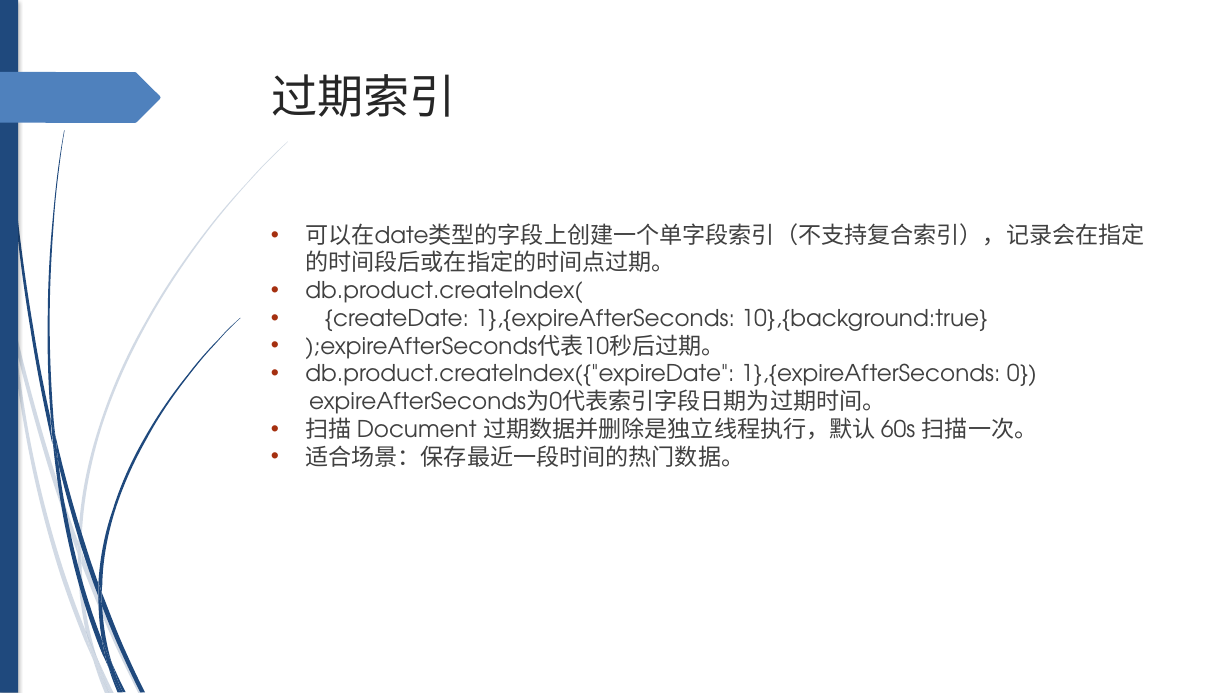
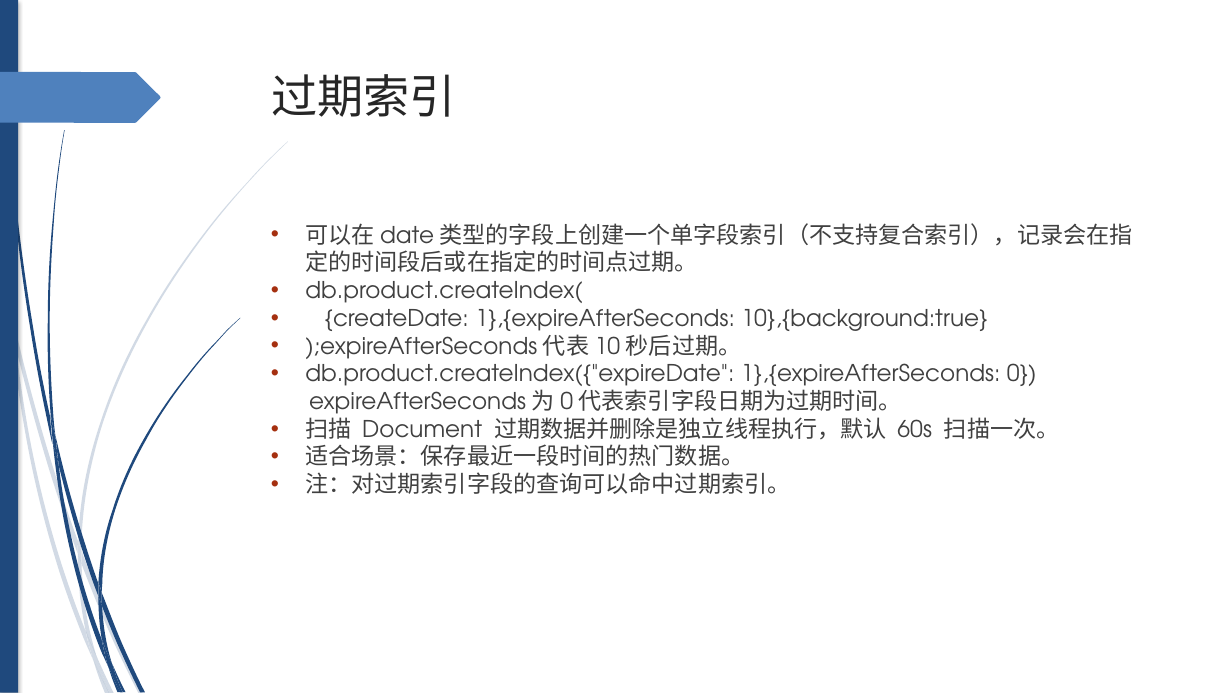
Before and after one commit to xljnc/husky-starter, a slide deck: slide 9 of doc/MongoDB索引.pptx. Drawn at 1232x693 pixels with LibreOffice and Linux fonts; fonts in the diff are those of the drawing. Boxes give left, top, right and bottom in pixels: in the first picture for what was removed or moved away, otherwise in the second. Text is boxed around its words. In the diff, an @@ line names an element or a change of style, - is before the commit and + after.

```diff
--- a/doc/MongoDB索引.pptx
+++ b/doc/MongoDB索引.pptx
@@ outline redrawn in 7 elements at (13,319,78,554), (81,551,142,693), (10,323,93,660), (102,592,145,692), (53,441,108,666), (51,415,59,467), (98,318,240,592) @@
@@ text at (305,472,790,494): paragraph added @@
+• 注：对过期索引字段的查询可以命中过期索引。
```
Also in this commit, not shown: 15 other slides changed, 5 other files.
